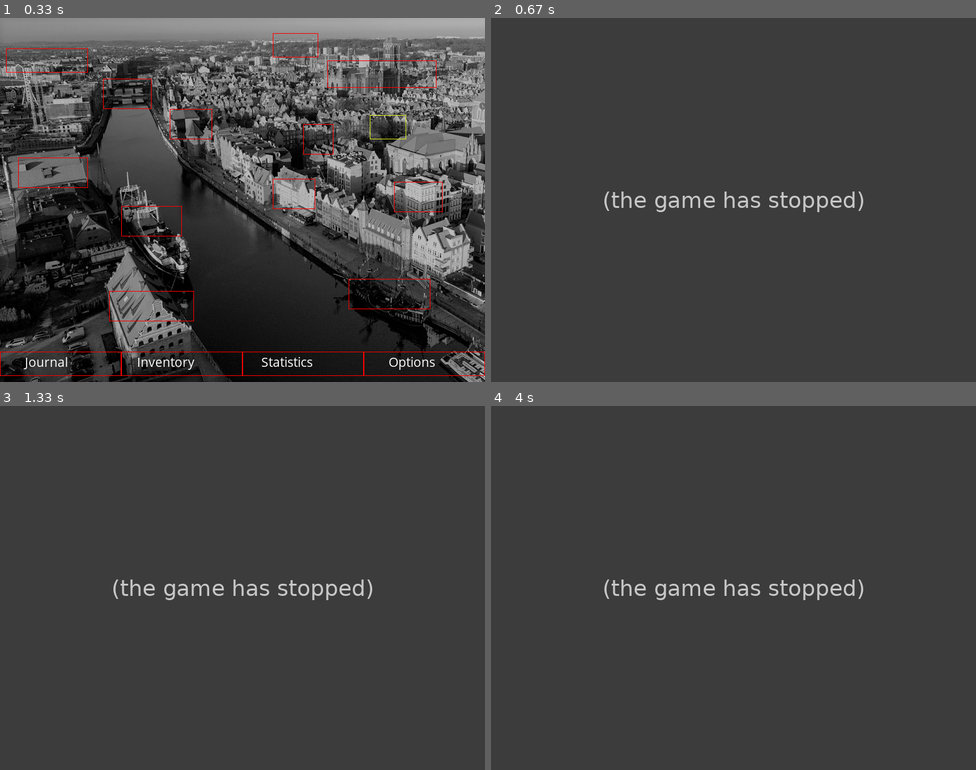
Above: before the commit, frames 1-4 (two rows, left to right).
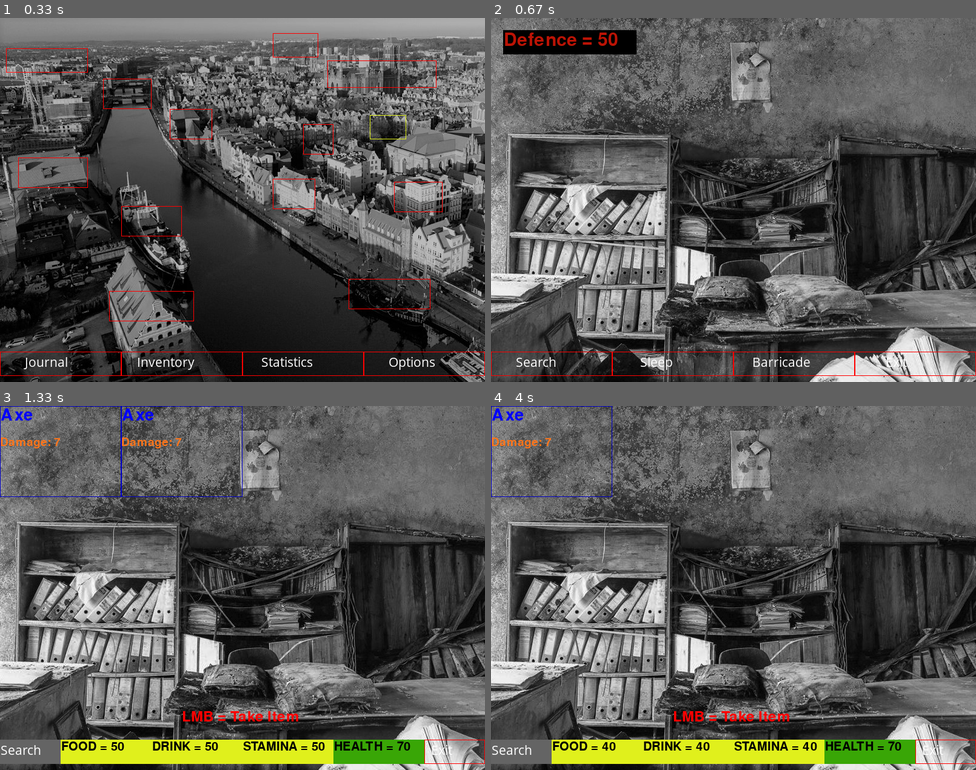
Above: after the commit, the same moments.

Repository: darek-k/pygame-project
Game: pygame game, started from test.py
Same seed, same stepped clock (60 frames per second), same inputs: the game is played once before the commit and once after it.
Inputs (mouse positions are in pixels of both pictures, inside the frame that each line leads up to):
- Up to frame 1 (0.33 s): no input
- Up to frame 2 (0.67 s): click (888, 189) at 0.38 s
- Up to frame 3 (1.33 s): click "Search" at 0.72 s; click "Search" at 1.05 s
- Up to frame 4 (4 s): click (791, 620) at 1.38 s; click "Axe" at 1.72 s; click (733, 631) at 2.05 s; click "Axe" at 3.38 s; click "Search" at 3.72 s

Frame 1 is identical in both runs. In frame 2, 68% of the frame differs, in the area x 0-100%, y 0-100%; in frame 3, 71%; in frame 4, 71%.
Error before the commit: TypeError: LocationWindow.open_location_window() missing 3 required positional arguments: 'n...; the game stopped at 0.38 s (later frames are placeholders)

Commit message:
Delete number_of_items arguments

Diff:
--- a/test.py
+++ b/test.py
@@ -1462,70 +1462,56 @@
 
 class SearchItem:
     def __init__(self):
-        self.black_pearl_number_of_items = 0
+
         self.chest_black_pearl = [axe]
         self.found_items_black_pearl = []
         self.entered_the_black_pearl = False
         self.in_location_black_pearl = False
 
 
-        self.bridge_number_of_items = 0
         self.chest_bridge = []
         self.found_items_bridge = []
 
-        self.crane_number_of_items = 0
         self.chest_crane = [armor]
         self.found_items_crane = []
 
-        self.flat_number_of_items = 0
         self.chest_flat = [apple, bread]
         self.found_items_flat = []
 
-        self.forest_number_of_items = 0
         self.chest_forest = [apple]
         self.found_items_forest = []
 
-        self.gate_number_of_items = 0
         self.chest_gate = [apple]
         self.found_items_gate = []
 
-        self.hotel_number_of_items = 0
         self.chest_hotel = [water]
         self.found_items_hotel = []
 
-        self.office_number_of_items = 0
         self.chest_office = [axe]
         self.found_items_office = []
 
-        self.opera_number_of_items = 0
         self.chest_opera = [sword]
         self.found_items_opera = []
 
-        self.restaurant_number_of_items = 0
         self.chest_restaurant = [raw_meat, raw_fish]
         self.found_items_restaurant = []
 
-        self.soldek_number_of_items = 0
         self.chest_soldek = [fishing_trouser]
         self.found_items_soldek = []
 
-        self.basilica_number_of_items = 0
         self.chest_basilica = [vest, sweatpants]
         self.found_items_basilica = []
 
-        self.supermarket_number_of_items = 0
         self.chest_supermarket = [apple, apple, apple, potato, potato, potato, bread, bread, raw_fish, raw_fish,
                                   raw_meat]
         self.found_items_supermarket = []
 
 
-    def search(self, chest_location, found_item_location, number_of_items):
+    def search(self, chest_location, found_item_location):
         try:
             random_index = random.randint(0, len(chest_location) - 1)  # Searching for random item
             found_item = chest_location[random_index]
 
-            number_of_items -= 1
-            print('number_of_items = ', number_of_items)
             # Add item to found items and remove from the chest
             found_item_location.append(found_item)
             # chest_location.remove(found_item)
@@ -1620,7 +1606,7 @@
 
 class SearchWindow:
 
-    def open_search_window(self, image, previous_window, chest_location, found_item_location, number_of_items):  # Create Chest Window
+    def open_search_window(self, image, previous_window, chest_location, found_item_location):  # Create Chest Window
         while True:
             # Handle events
             for event in pygame.event.get():
@@ -1635,7 +1621,7 @@
                     button = pygame.Rect(0, 550, 100, 40)
                     if event.button == 1:
                         if button.collidepoint(event.pos):
-                            chest.search(chest_location, found_item_location, number_of_items)  # Add items to the "found items" chest
+                            chest.search(chest_location, found_item_location)  # Add items to the "found items" chest
                             # chest_inventory.open_search_window(image, location_window.open_location_window,
                             #                                    chest_location, found_item_location)
                             pygame.display.update()
@@ -1740,14 +1726,7 @@
                           'restaurant', 'soldek', 'basilica', 'supermarket']
 
 
-    def open_location_window(self, image, window_name, chest_location, found_item_location, defence, location_name,
-                             number_of_items, entered_the_location, in_location):
-
-        entered_the_location = True
-        in_location = True
-
-        if number_of_items < 1:
-            number_of_items = random.randint(1,12)
+    def open_location_window(self, image, window_name, chest_location, found_item_location, defence, location_name):
 
         while True:
             # Handle events
@@ -1763,9 +1742,9 @@
                     button = pygame.Rect(0, 550, 200, 40)
                     if event.button == 1:
                         if button.collidepoint(event.pos):
-                            chest.search(chest_location, found_item_location, number_of_items)
+                            chest.search(chest_location, found_item_location)
                             chest_inventory.open_search_window(image, location_window.open_location_window,
-                                                               chest_location, found_item_location, number_of_items)
+                                                               chest_location, found_item_location)
                             pygame.display.update()
                             clock.tick(FPS)
 
@@ -1851,9 +1830,7 @@
                             door_sound.play()
                             location_window.open_location_window('images/black_pearl.jpg', '"Black Pearl"',
                                                                  chest.chest_black_pearl, chest.found_items_black_pearl,
-                                                                 barricade.black_pearl_defense, 'black_pearl',
-                                                                 chest.black_pearl_number_of_items, chest.entered_the_black_pearl,
-                                                                 chest.in_location_black_pearl)
+                                                                 barricade.black_pearl_defense, 'black_pearl')
 
                 if event.type == pygame.MOUSEBUTTONDOWN:  # Open a "Bridge" window
                     button = pygame.Rect(170, 100, 80, 50)
